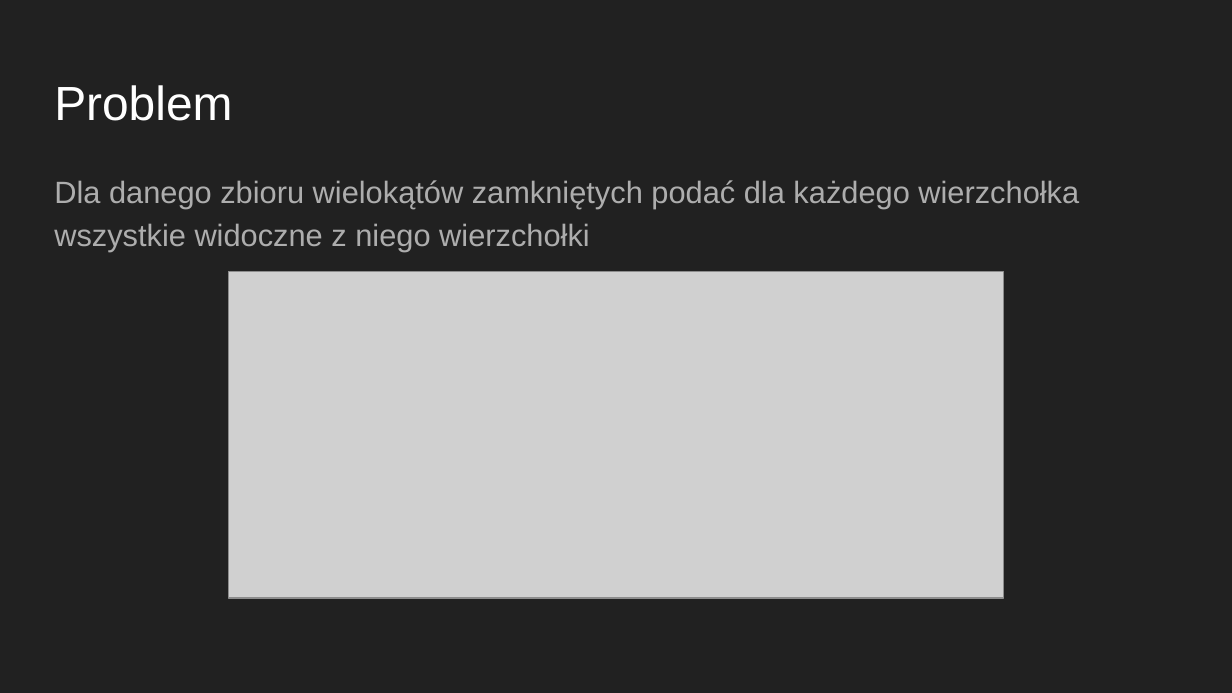
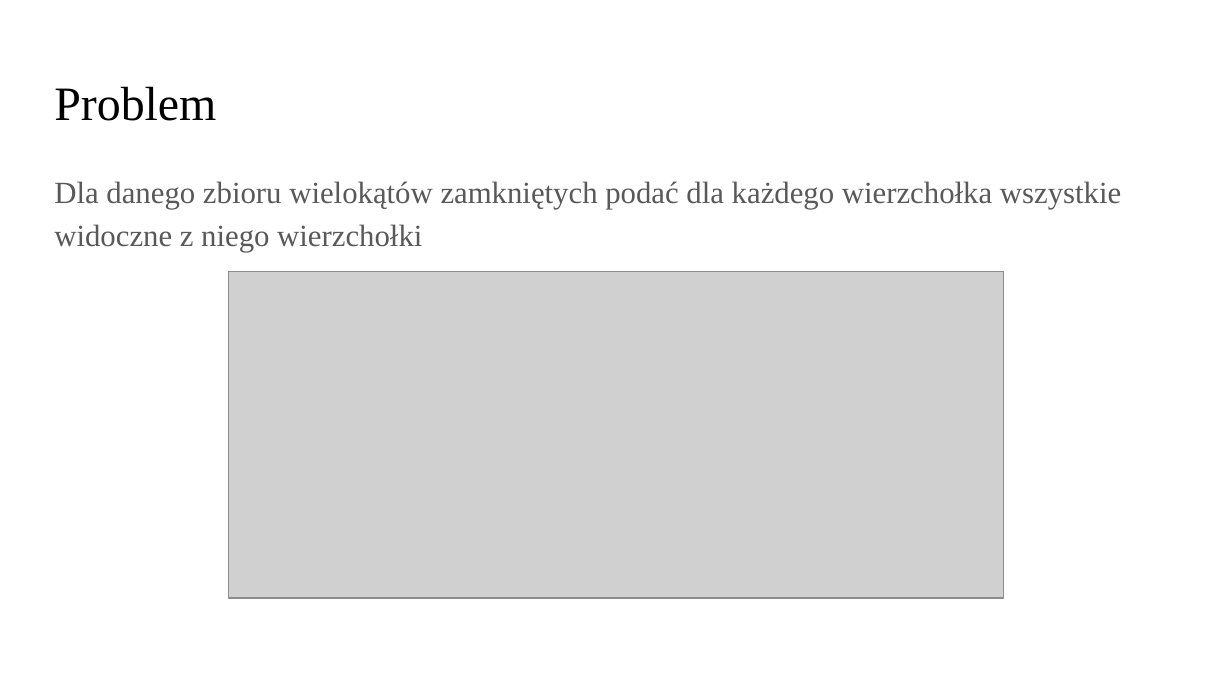
Before and after one commit to Mozarek/VisibilityGraph, a slide deck: slide 2 of presentation/Graf widoczności.pptx. Drawn at 1232x693 pixels with LibreOffice and Linux fonts; fonts in the diff are those of the drawing; grey boxes stand for pictures. Boxes give left, top, right and bottom in pixels: in the first picture for what was removed or moved away, otherwise in the second. Text is boxed around its words. In the diff, an @@ line names an element or a change of style, - is before the commit and + after.

```diff
--- a/presentation/Graf widoczności.pptx
+++ b/presentation/Graf widoczności.pptx
@@ background #212121 to #FFFFFF @@
@@ title "Problem" at bbox=[54, 86, 216, 121]: font Arial to Times New Roman, text colour #FFFFFF to #000000 @@
@@ text "Dla danego zbioru wielokątów zamkniętych ..." at bbox=[54, 181, 1121, 252]: font Arial to Times New Roman, text colour #ADADAD to #595959 @@
```
Also in this commit, not shown: 5 other slides changed, 3 slides added, 2 slides removed.
